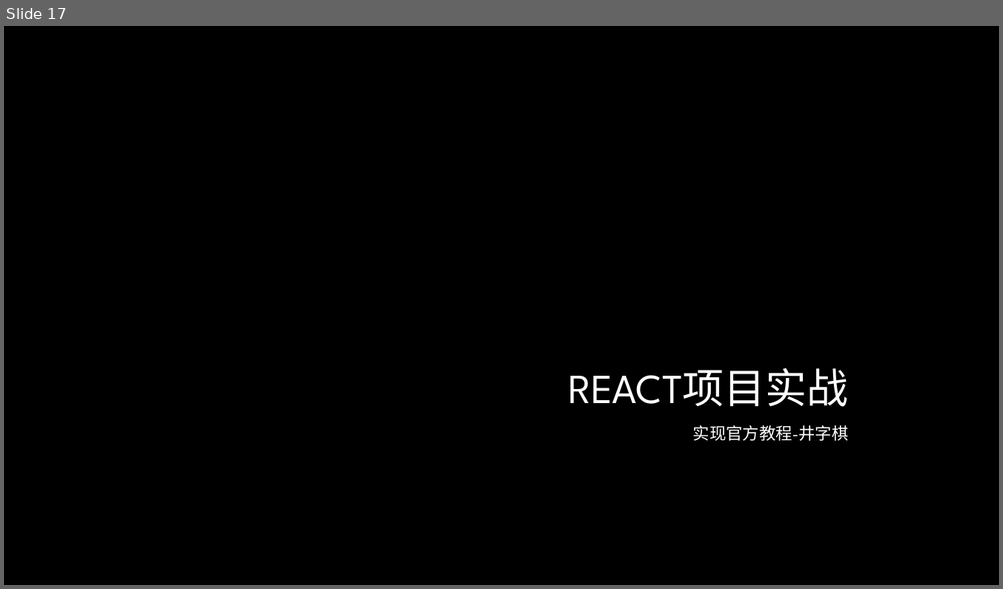
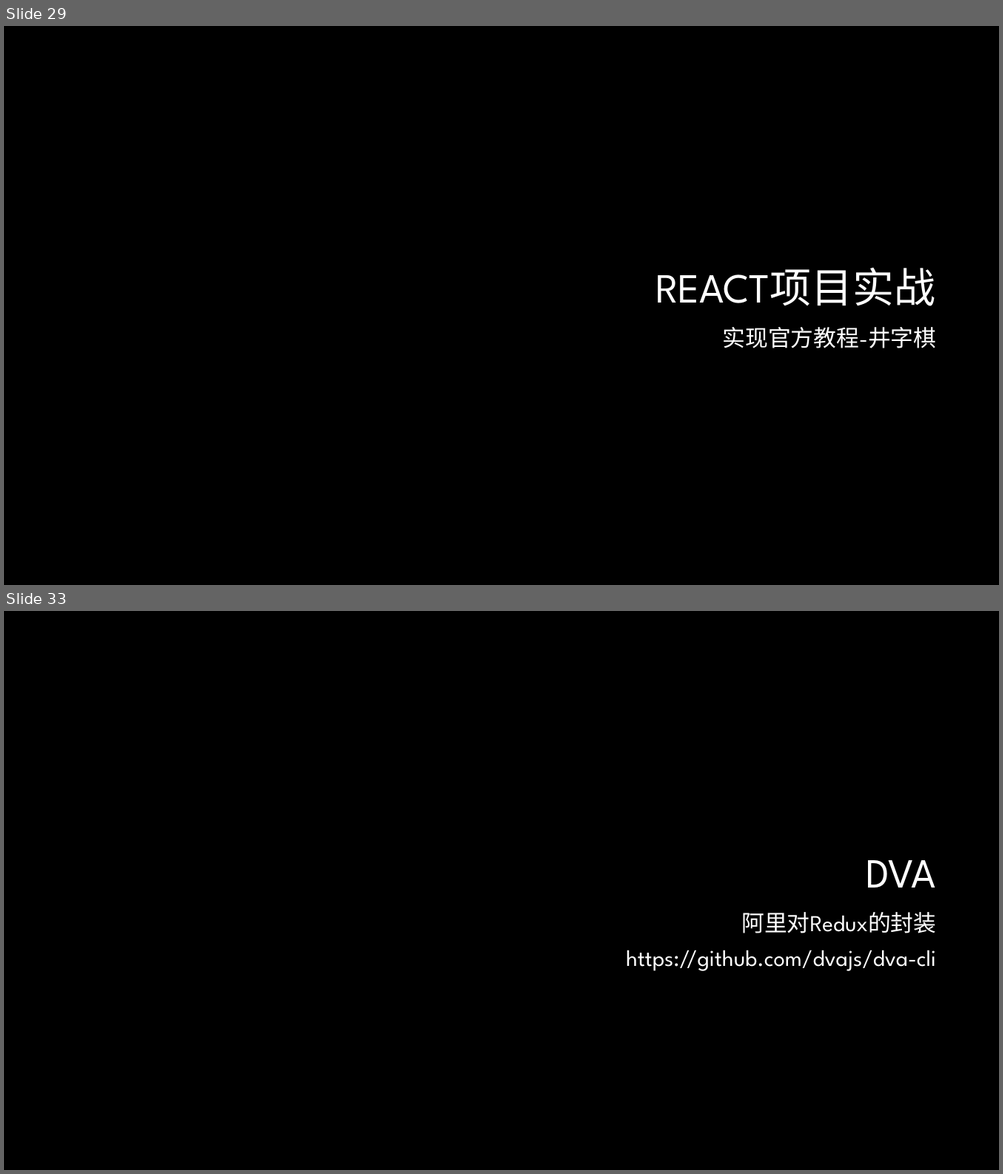
Before and after one commit to lee813/ECVFrontend, a slide deck: 前端课程.pptx. Shown one above the other, each under a label of ours: slide 17 before the commit, slides 29 and 33 after it; the slides between them are not shown. The pictures are 1003x589 and 1003x1174 pixels, drawn with LibreOffice and Linux fonts; fonts in the diff are those of the drawing; background and template pictures are left out. Boxes give left, top, right and bottom in pixels: in the first picture for what was removed or moved away, otherwise in the second. Text is boxed around its words. In the diff, an @@ line names an element or a change of style, - is before the commit and + after.

```diff
--- a/前端课程.pptx
+++ b/前端课程.pptx
@@ slide 33 added at (x1=4, y1=611, x2=999, y2=1170), background #000000 @@
@@ title added at (x1=866, y1=860, x2=936, y2=888), 40 pt, text #FFFFFF @@
+DVA
@@ text added at (x1=626, y1=912, x2=936, y2=971), 22 pt, text #FFFFFF @@
+阿里对Redux的封装
+https://github.com/dvajs/dva-cli
@@ what was slide 17 is now slide 29 @@
@@ slide 29 changed as well @@
@@ title "REACT项目实战" moved from (x1=568, y1=368, x2=848, y2=407) to (x1=655, y1=267, x2=935, y2=306) @@
@@ title "REACT项目实战" at (x1=655, y1=267, x2=935, y2=306): text colour gradient #FFFFFF to #A6A6A6 to #FFFFFF; line spacing 1 to 0.9 @@
@@ text "实现官方教程-井字棋" moved from (x1=693, y1=426, x2=848, y2=441) to (x1=723, y1=327, x2=936, y2=349) @@
@@ text "实现官方教程-井字棋" at (x1=723, y1=327, x2=936, y2=349): size 20 to 22 pt, text colour gradient #FFFFFF to #BFBFBF to #FFFFFF, small capitals off; line spacing 1 to 0.9 @@
```
Also in this commit, not shown: 13 other slides changed, 36 other slides added, 1 slide removed, 1 other file.
